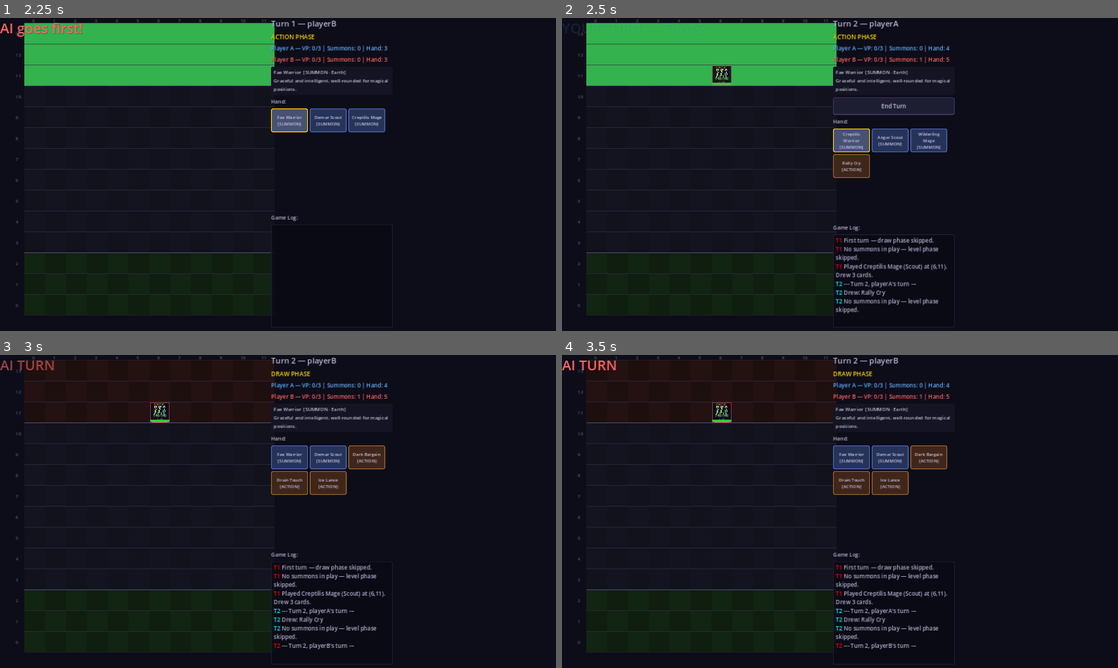
Above: before the commit, frames 1-4 (two rows, left to right).
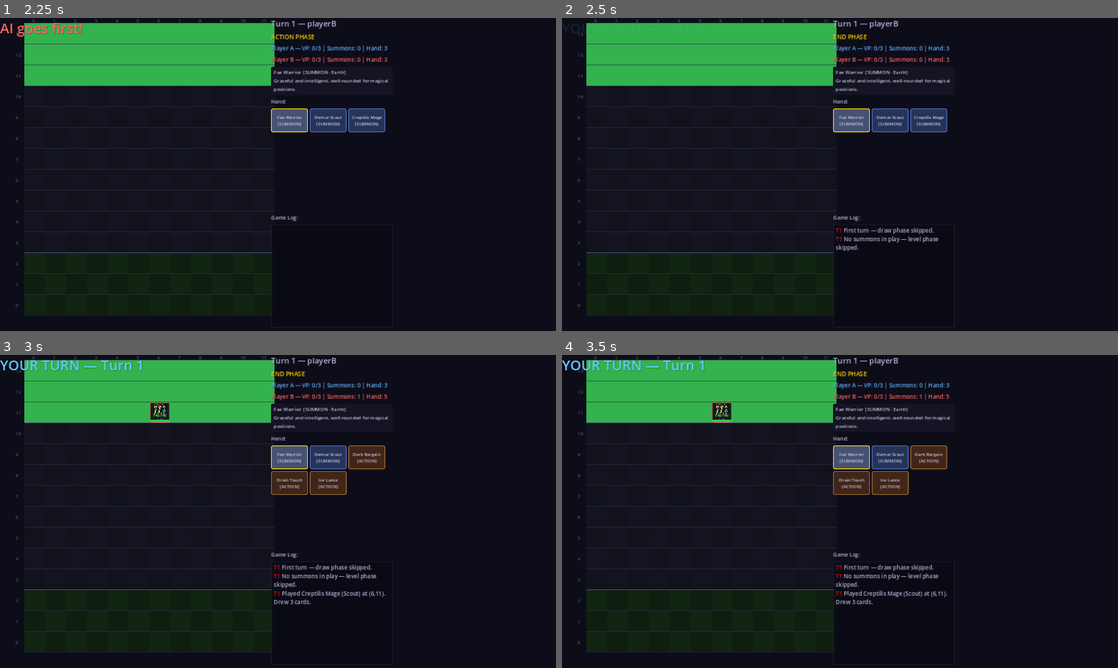
Above: after the commit, the same moments.

Repository: look-itsaxiom/summoners-grid
Game: Godot game, scene res://scenes/login.tscn
Same seed, same stepped clock (60 frames per second), same inputs: the game is played once before the commit and once after it.
Inputs (mouse positions are in pixels of both pictures, inside the frame that each line leads up to):
- Up to frame 1 (2.25 s): click "PLAY" at 0.5 s; click "Random Deck" at 1.25 s; click "Fae Warrior [SUMMON]" at 2 s
- Up to frame 2 (2.5 s): no input
- Up to frame 3 (3 s): click (333, 442) at 2.75 s, where only the run before the commit has a clickable "End Turn"
- Up to frame 4 (3.5 s): no input

Frame 1 is identical in both runs. In frame 2, 5.8% of the frame differs, in the area x 27-71%, y 0-95%; in frame 3, 9.9%; in frame 4, 9.9%, in the area x 0-70%, y 0-94%.

Commit message:
feat: AI turn pacing — delays between actions for readability
AI actions now have small delays between steps:
- 0.3s after draw/level phases
- 0.4s after summon placement
- 0.3s after advance/action cards
- 0.25s after movement
- 0.4s after attacks

Board redraws after each action so players can see what happened.
Makes AI turns feel like a real opponent thinking and acting,
not a computer dumping all actions in one frame.

Co-Authored-By: Claude Opus 4.6 (1M context) <noreply@anthropic.com>

Diff:
--- a/godot/scripts/ui/game_screen.gd
+++ b/godot/scripts/ui/game_screen.gd
@@ -507,8 +507,12 @@
 	# Execute AI's draw + level
 	_gm.execute_draw_phase()
 	_gm.execute_level_phase()
+	board.queue_redraw()
 
 	var ai_player: String = _gm.active_player
+
+	# Small delay so player can see phase changes
+	await get_tree().create_timer(0.3).timeout
 
 	# 1. Play a summon if possible
 	var ai_hand: Array = _gm.players[ai_player]["hand"]
@@ -516,7 +520,6 @@
 		if ai_hand[i].get("card_type", "") == "summon":
 			var placements = _gm.get_valid_placements()
 			if placements.size() > 0:
-				# Prefer front-center positions
 				placements.sort_custom(func(a, b):
 					var a_front: int = a.y if ai_player == "playerA" else (13 - a.y)
 					var b_front: int = b.y if ai_player == "playerA" else (13 - b.y)
@@ -524,6 +527,9 @@
 					return absi(a.x - 6) < absi(b.x - 6)
 				)
 				_gm.play_summon(i, placements[0])
+				board.queue_redraw()
+				_refresh_ui()
+				await get_tree().create_timer(0.4).timeout
 			break
 
 	if _gm.is_game_over: return
@@ -534,11 +540,15 @@
 		if entry["valid_targets"].size() > 0:
 			_gm.play_advance_card(entry["index"], entry["valid_targets"][0]["instance_id"])
 			_sfx.level_up()
+			board.queue_redraw()
+			await get_tree().create_timer(0.3).timeout
 			break
 	if _gm.is_game_over: return
 
 	# 2. Play action cards (5-priority system ported from web AI)
 	_ai_play_action_cards(ai_player)
+	board.queue_redraw()
+	await get_tree().create_timer(0.3).timeout
 
 	if _gm.is_game_over: return
 
@@ -570,6 +580,8 @@
 		var attacks = _gm.get_valid_attacks(unit_id)
 		if nearest["instance_id"] in attacks:
 			_gm.attack_with_summon(unit_id, nearest["instance_id"])
+			board.queue_redraw()
+			await get_tree().create_timer(0.4).timeout
 		else:
 			# Move toward nearest enemy
 			var moves = _gm.get_valid_moves(unit_id)
@@ -579,11 +591,15 @@
 					if _dist(m, nearest["position"]) < _dist(best_move, nearest["position"]):
 						best_move = m
 				_gm.move_summon(unit_id, best_move)
+				board.queue_redraw()
+				await get_tree().create_timer(0.25).timeout
 
 				# Attack after move
 				attacks = _gm.get_valid_attacks(unit_id)
 				if nearest["instance_id"] in attacks:
 					_gm.attack_with_summon(unit_id, nearest["instance_id"])
+					board.queue_redraw()
+					await get_tree().create_timer(0.4).timeout
 
 	if _gm.is_game_over: return
 
